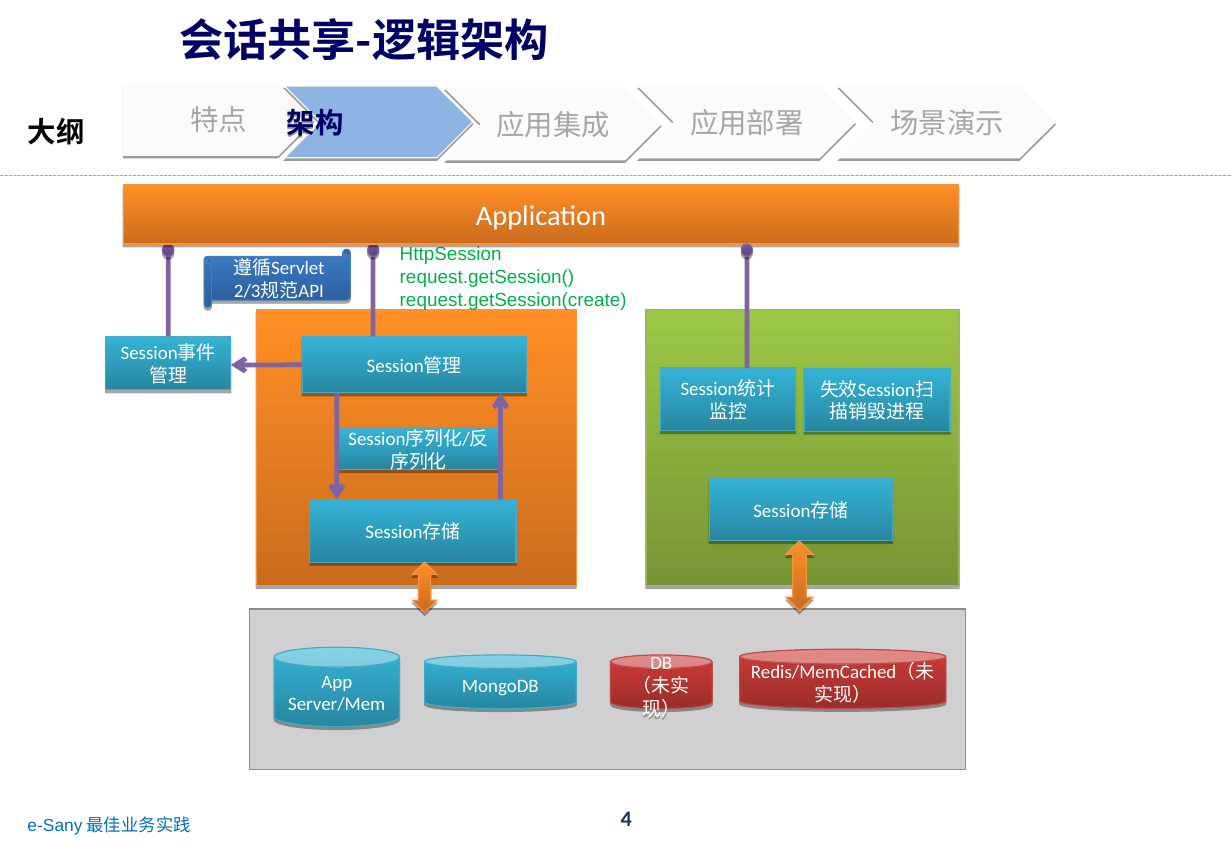
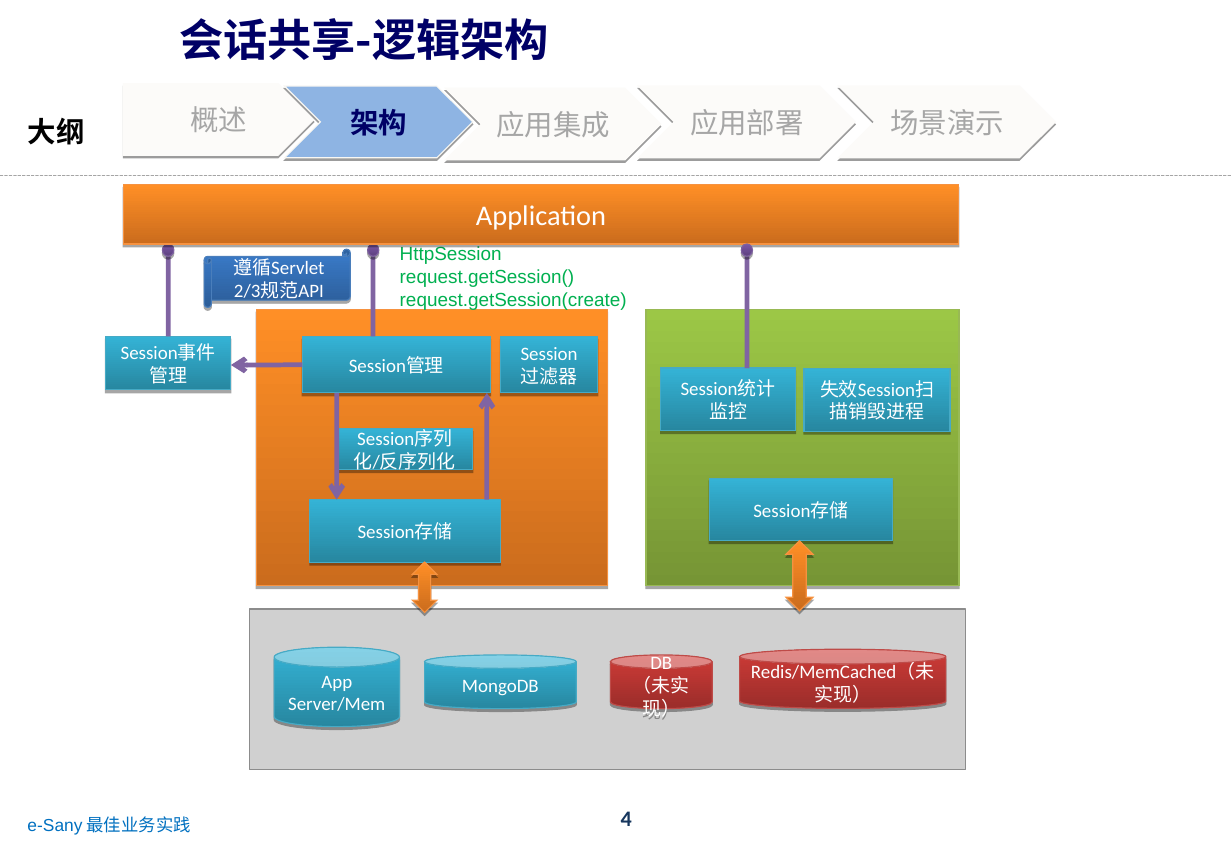
Before and after one commit to zhanght86/bboss-cms, a slide deck: slide 4 of 文档/SanyPDP平台会话共享介绍.ppt. Drawn at 1232x853 pixels with LibreOffice and Linux fonts; fonts in the diff are those of the drawing; grey boxes stand for pictures; background and template pictures are left out. Boxes give left, top, right and bottom in pixels: in the first picture for what was removed or moved away, otherwise in the second. Text is boxed around its words. In the diff, an @@ line names an element or a change of style, - is before the commit and + after.

```diff
--- a/文档/SanyPDP平台会话共享介绍.ppt
+++ b/文档/SanyPDP平台会话共享介绍.ppt
@@ freeform shape "架构" at box(284, 86, 472, 158): alignment left to centre @@
@@ text in freeform shape at box(190, 106, 247, 132): text changed @@
-特点
+概述
@@ rectangle: place and size @@
-rectangle at box(256, 309, 575, 585)
+rectangle at box(256, 309, 607, 585)
@@ rectangle "Session管理": place and size @@
-rectangle "Session管理" at box(302, 336, 526, 392)
+rectangle "Session管理" at box(302, 336, 491, 392)
@@ rectangle added at box(500, 336, 598, 392), fill gradient #2787A0 to #34B3D6, outline #46AAC5 0.74 pt, 12 pt, text #FFFFFF @@
+Session
+过滤器
@@ arrow moved from (500, 499) - (500, 392) to (486, 499) - (486, 392) @@
@@ rectangle "Session序列化/反序列化": place and size @@
-rectangle "Session序列化/反序列化" at box(336, 428, 500, 469)
+rectangle "Session序列化/反序列化" at box(336, 428, 473, 469)
@@ rectangle "Session存储": place and size @@
-rectangle "Session存储" at box(310, 499, 516, 561)
+rectangle "Session存储" at box(310, 499, 501, 561)
```
Also in this commit, not shown: 9 other slides changed, 3 slides added, 9 other files.
